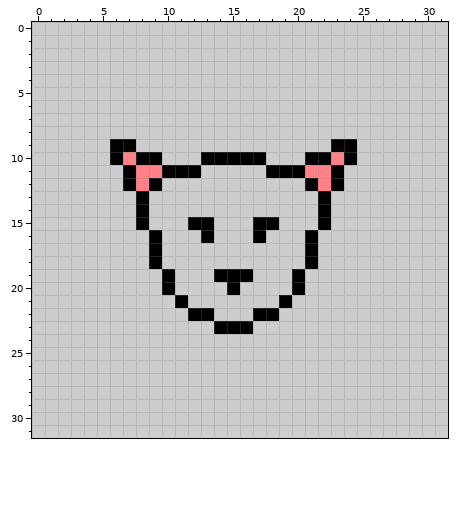
Two states of a pixel-art sprite, textures/kitten.png. The picture above is the old version.
The file is 32x32 pixels.
The same view after the edit:
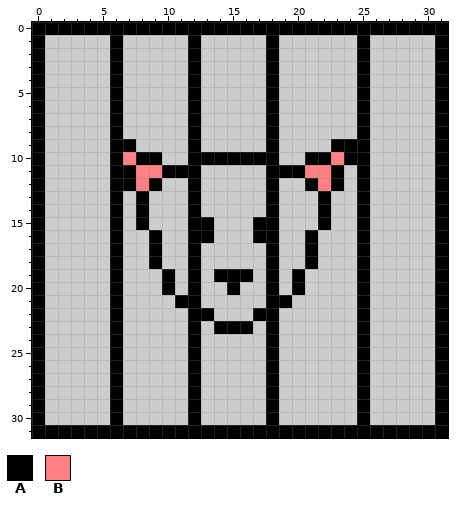
Palette (. is transparent): A #000000  B #ff8085
What changed:
@@ x 0..31 @@
- 0 ................................
- 1 ................................
- 2 ................................
- 3 ................................
- 4 ................................
- 5 ................................
- 6 ................................
- 7 ................................
- 8 ................................
- 9 ......AA...............AA.......
-10 ......ABAA...AAAAA...AABA.......
-11 .......ABBAAA.....AAABBA........
-12 .......ABA...........ABA........
-13 ........A.............A.........
-14 ........A.............A.........
-15 ........A...AA...AA...A.........
-16 .........A...A...A...A..........
-17 .........A...........A..........
-18 .........A...........A..........
-19 ..........A...AAA...A...........
-20 ..........A....A....A...........
-21 ...........A.......A............
-22 ............AA...AA.............
-23 ..............AAA...............
-24 ................................
-25 ................................
-26 ................................
-27 ................................
-28 ................................
-29 ................................
-30 ................................
-31 ................................
+ 0 AAAAAAAAAAAAAAAAAAAAAAAAAAAAAAAA
+ 1 A.....A.....A.....A......A.....A
+ 2 A.....A.....A.....A......A.....A
+ 3 A.....A.....A.....A......A.....A
+ 4 A.....A.....A.....A......A.....A
+ 5 A.....A.....A.....A......A.....A
+ 6 A.....A.....A.....A......A.....A
+ 7 A.....A.....A.....A......A.....A
+ 8 A.....A.....A.....A......A.....A
+ 9 A.....AA....A.....A....AAA.....A
+10 A.....ABAA..AAAAAAA..AABAA.....A
+11 A.....AABBAAA.....AAABBA.A.....A
+12 A.....AABA..A.....A..ABA.A.....A
+13 A.....A.A...A.....A...A..A.....A
+14 A.....A.A...A.....A...A..A.....A
+15 A.....A.A...AA...AA...A..A.....A
+16 A.....A..A..AA...AA..A...A.....A
+17 A.....A..A..A.....A..A...A.....A
+18 A.....A..A..A.....A..A...A.....A
+19 A.....A...A.A.AAA.A.A....A.....A
+20 A.....A...A.A..A..A.A....A.....A
+21 A.....A....AA.....AA.....A.....A
+22 A.....A.....AA...AA......A.....A
+23 A.....A.....A.AAA.A......A.....A
+24 A.....A.....A.....A......A.....A
+25 A.....A.....A.....A......A.....A
+26 A.....A.....A.....A......A.....A
+27 A.....A.....A.....A......A.....A
+28 A.....A.....A.....A......A.....A
+29 A.....A.....A.....A......A.....A
+30 A.....A.....A.....A......A.....A
+31 AAAAAAAAAAAAAAAAAAAAAAAAAAAAAAAA
